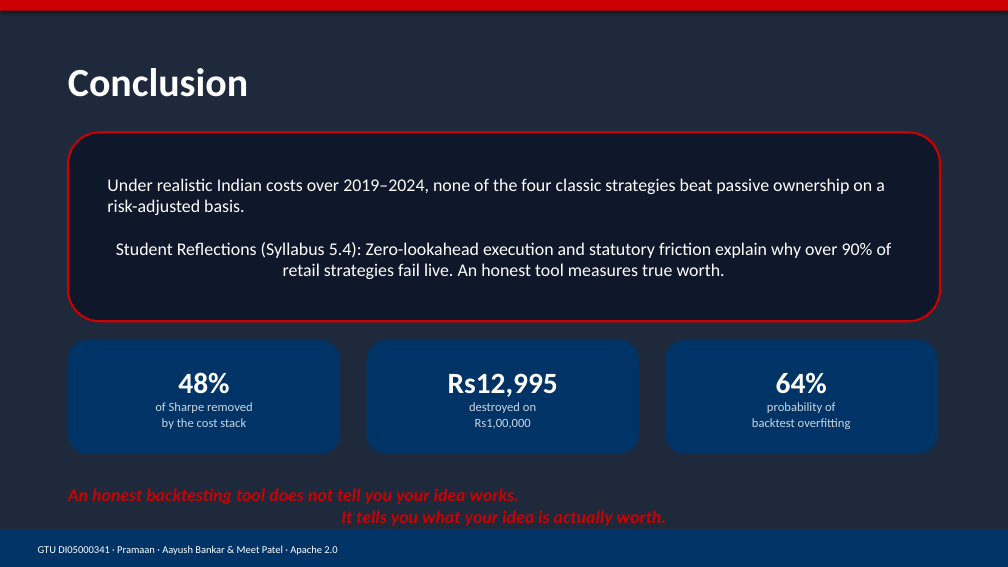
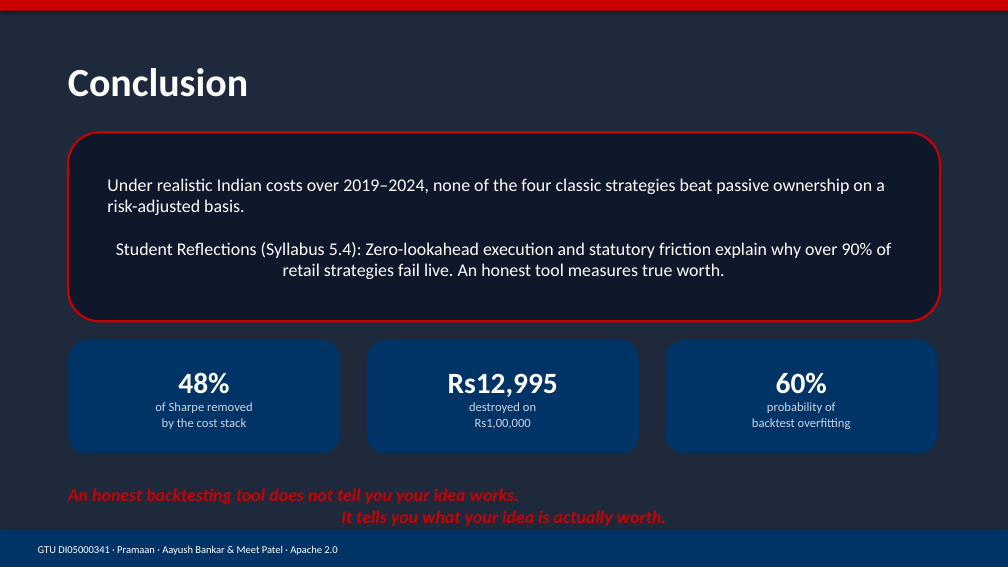
Before and after one commit to Aayushbankar/Quantlab, a slide deck: slide 10 of Pramaan_Presentation.pptx. Drawn at 1008x567 pixels with LibreOffice and Linux fonts; fonts in the diff are those of the drawing. Boxes give left, top, right and bottom in pixels: in the first picture for what was removed or moved away, otherwise in the second. Text is boxed around its words. In the diff, an @@ line names an element or a change of style, - is before the commit and + after.

```diff
--- a/Pramaan_Presentation.pptx
+++ b/Pramaan_Presentation.pptx
@@ text in rounded rectangle at <box>776,372,827,394</box>: text changed @@
-64%
+60%
```
Also in this commit, not shown: 2 other slides changed, 36 other files.
